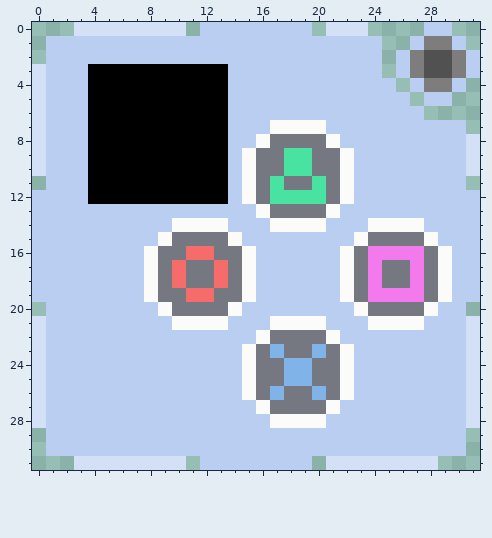
Edited in one commit: pixel-art sprite (Icons/Quick Time Events.png). This is how it looked before the edit.
The file is 32x32 pixels.
And afterwards:
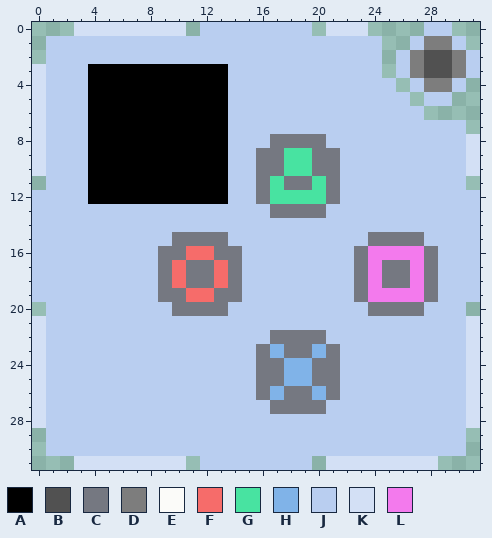
Palette (. is transparent): A #000000  B #515151  C #757881  D #7d7d7d  E #fbfbf9  F #f66c6a  G #48e3a1  H #80b3e8  J #b9cef0  K #d3e0f5  L #f37aed
From old to new:
y 7: x 17..20 EEEE -> JJJJ
y 8: x 16 E -> J; x 21 E -> J
y 9..12: x 15 E -> J; x 22 E -> J
y 13: x 16 E -> J; x 21 E -> J
y 14: x 10..13 EEEE -> JJJJ; x 17..20 EEEE -> JJJJ; x 24..27 EEEE -> JJJJ
y 15: x 9 E -> J; x 14 E -> J; x 23 E -> J; x 28 E -> J
y 16..19: x 8 E -> J; x 15 E -> J; x 22 E -> J; x 29 E -> J
y 20: x 9 E -> J; x 14 E -> J; x 23 E -> J; x 28 E -> J
y 21: x 10..13 EEEE -> JJJJ; x 17..20 EEEE -> JJJJ; x 24..27 EEEE -> JJJJ
y 22: x 16 E -> J; x 21 E -> J
y 23..26: x 15 E -> J; x 22 E -> J
y 27: x 16 E -> J; x 21 E -> J
y 28: x 17..20 EEEE -> JJJJ
